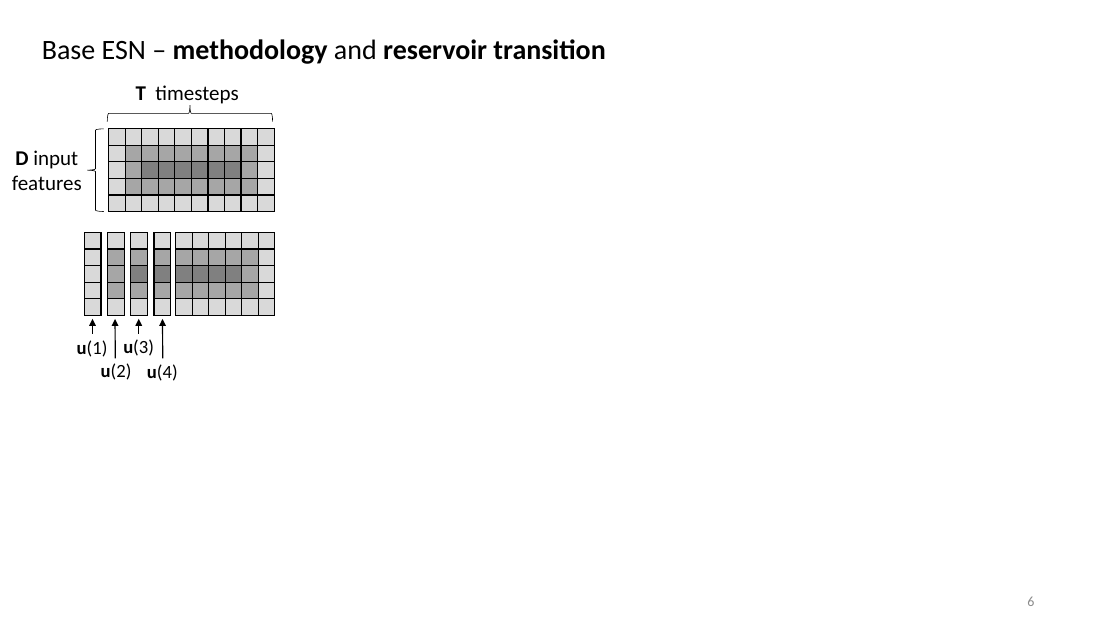
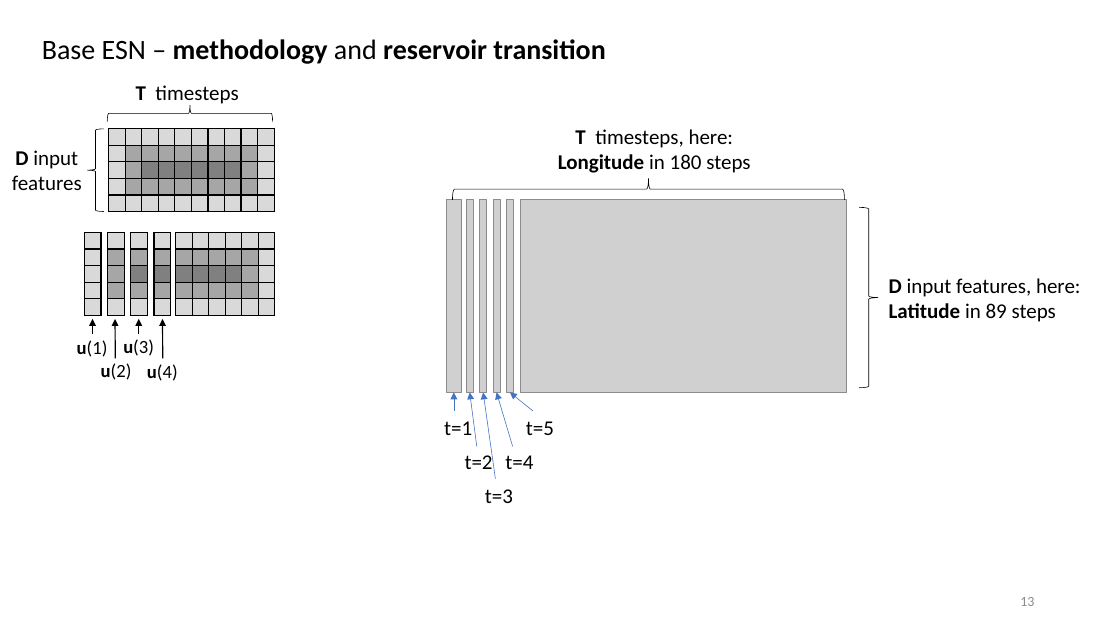
Before and after one commit to MarcoLandtHayen/EchoStateNetworks, a slide deck: slide 13 of ESN_ClassificationLRP_ENSO_OD-Talk.pptx (slide 6 before the commit). Drawn at 1120x630 pixels with LibreOffice and Linux fonts; fonts in the diff are those of the drawing; grey boxes stand for pictures. Boxes give left, top, right and bottom in pixels: in the first picture for what was removed or moved away, otherwise in the second. Text is boxed around its words. In the diff, an @@ line names an element or a change of style, - is before the commit and + after.

```diff
--- a/ESN_ClassificationLRP_ENSO_OD-Talk.pptx
+++ b/ESN_ClassificationLRP_ENSO_OD-Talk.pptx
@@ text added at box(558, 129, 750, 173), 18 pt, text #000000 @@
+T timesteps, here: Longitude in 180 steps
@@ left brace added at box(452, 179, 844, 200), outline #000000 0.5 pt @@
@@ picture added at box(446, 200, 461, 392) @@
@@ picture added at box(466, 200, 473, 392) @@
@@ picture added at box(480, 200, 486, 392) @@
@@ picture added at box(493, 200, 500, 392) @@
@@ picture added at box(507, 200, 513, 392) @@
@@ picture added at box(520, 200, 847, 392) @@
@@ left brace added at box(860, 208, 879, 388), outline #000000 0.5 pt @@
@@ text added at box(889, 278, 1081, 322), 18 pt, text #000000 @@
+D input features, here: Latitude in 89 steps
@@ arrow added from (454, 411) to (454, 392), #4472C4 0.5 pt @@
@@ arrow added from (477, 446) to (470, 392), #4472C4 0.5 pt @@
@@ arrow added from (496, 479) to (483, 392), #4472C4 0.5 pt @@
@@ arrow added from (513, 446) to (497, 392), #4472C4 0.5 pt @@
@@ arrow added from (533, 411) to (510, 392), #4472C4 0.5 pt @@
@@ text added at box(444, 421, 472, 435), 18 pt, text #000000 @@
+t=1
@@ text added at box(526, 421, 554, 435), 18 pt, text #000000 @@
+t=5
@@ text added at box(465, 452, 493, 469), 18 pt, text #000000 @@
+t=2
@@ text added at box(505, 455, 533, 469), 18 pt, text #000000 @@
+t=4
@@ text added at box(485, 489, 513, 503), 18 pt, text #000000 @@
+t=3
@@ page number at box(1020, 597, 1034, 606): text changed @@
-6
+13
```
Also in this commit, not shown: 13 other slides changed, 7 slides added, 8 slides removed.
